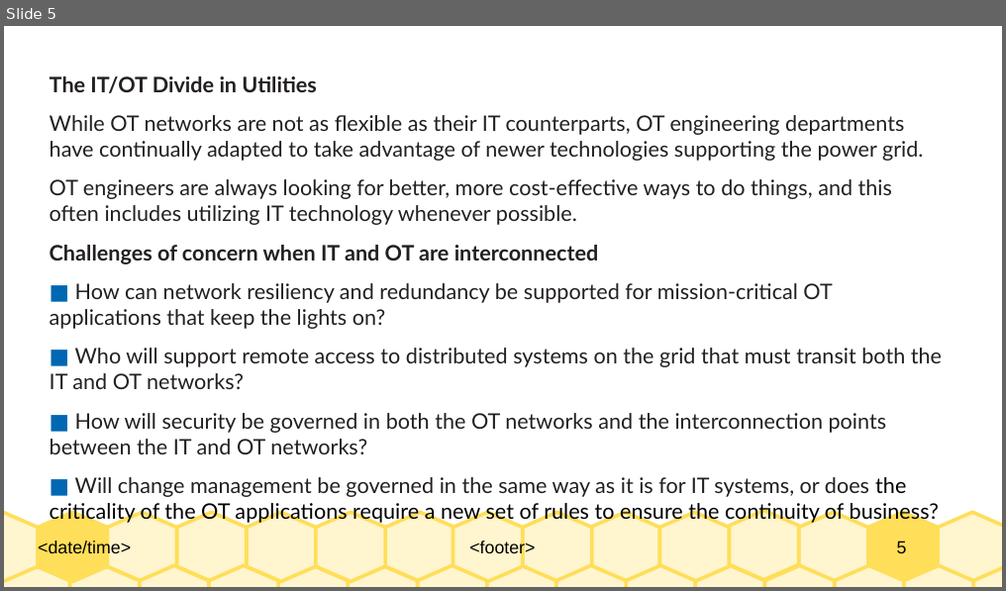
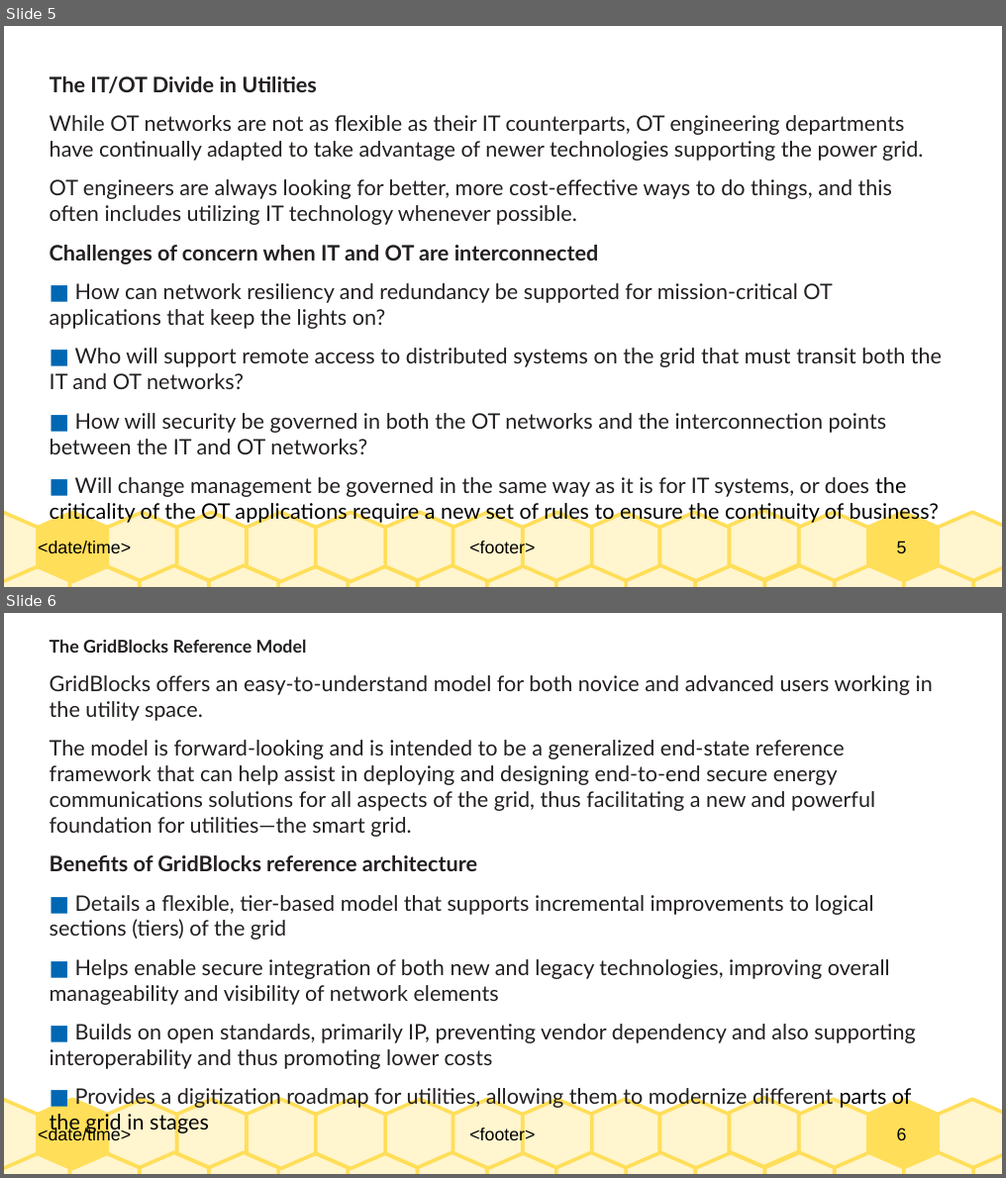
Before and after one commit to Dihfahsih1/Masters-Software-Engineering, a slide deck: yr-sem1/IoT/chapter-11-summary.odp. Shown one above the other, each under a label of ours: slide 5 before the commit, slides 5 and 6 after it. The pictures are 1006x591 and 1006x1178 pixels, drawn with LibreOffice and Linux fonts; fonts in the diff are those of the drawing. Boxes give left, top, right and bottom in pixels: in the first picture for what was removed or moved away, otherwise in the second. Text is boxed around its words. In the diff, an @@ line names an element or a change of style, - is before the commit and + after.

```diff
--- a/yr-sem1/IoT/chapter-11-summary.odp
+++ b/yr-sem1/IoT/chapter-11-summary.odp
@@ slide 6 added at <box>4,613,1002,1174</box>, background #FFFFFF; not listed: 33 template elements that a slide beside it also shows @@
@@ text added at <box>50,639,933,1136</box>, 17 pt, text #231F20 @@
+The GridBlocks Reference Model
+GridBlocks offers an easy-to-understand model for both novice and advanced users working in the utility space.
+The model is forward-looking and is intended to be a generalized end-state reference framework that can help assist in deploying and designing end-to-end secure energy communications solutions for all aspects of the grid, thus facilitating a new and powerful foundation for utilities—the smart grid.
+Benefits of GridBlocks reference architecture
+■ Details a flexible, tier-based model that supports incremental improvements to logical sections (tiers) of the grid
+■ Helps enable secure integration of both new and legacy technologies, improving overall manageability and visibility of network elements
+■ Builds on open standards, primarily IP, preventing vendor dependency and also supporting interoperability and thus promoting lower costs
+■ Provides a digitization roadmap for utilities, allowing them to modernize different parts of the grid in stages
```
Also in this commit, not shown: 11 other slides added.
